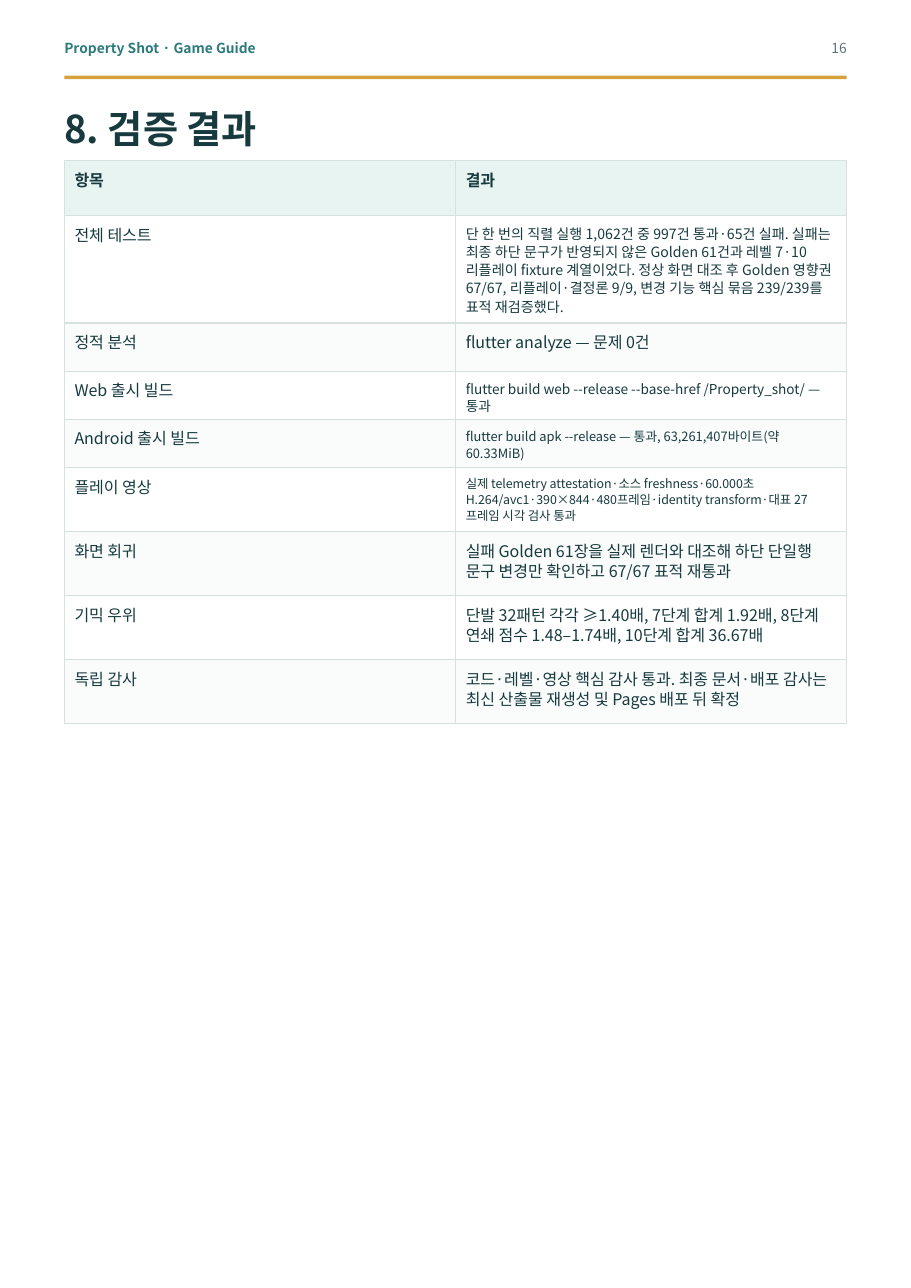
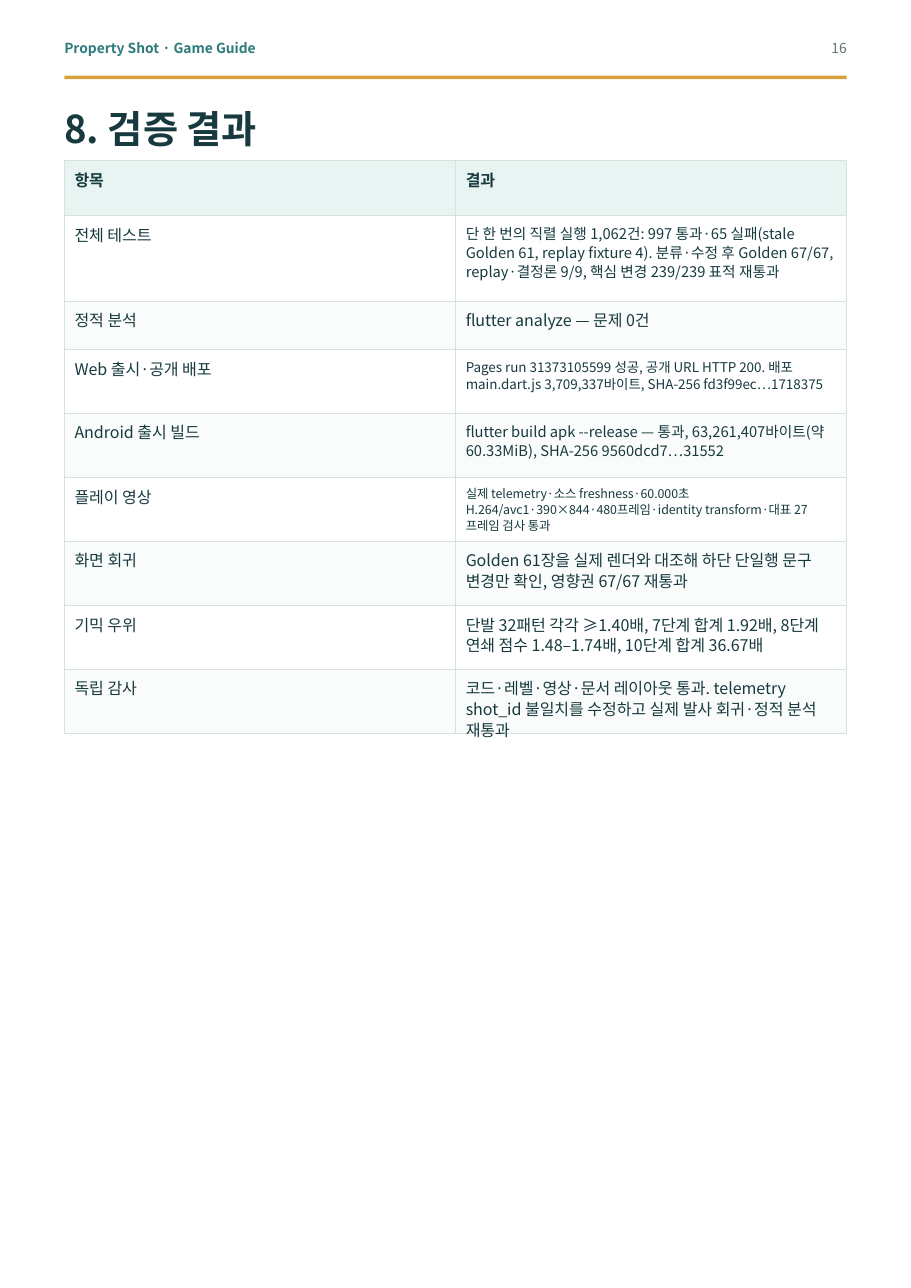
Before and after one commit to good5229/Property_shot, a slide deck: slide 16 of report/dist/property_shot_game_guide.pptx. Drawn at 911x1288 pixels with LibreOffice and Linux fonts; fonts in the diff are those of the drawing. Boxes give left, top, right and bottom in pixels: in the first picture for what was removed or moved away, otherwise in the second. Text is boxed around its words. In the diff, an @@ line names an element or a change of style, - is before the commit and + after.

```diff
--- a/report/dist/property_shot_game_guide.pptx
+++ b/report/dist/property_shot_game_guide.pptx
@@ rectangle: place and size @@
-rectangle at [64, 216, 455, 323]
+rectangle at [64, 216, 455, 302]
@@ rectangle: place and size @@
-rectangle at [456, 216, 847, 323]
+rectangle at [456, 216, 847, 302]
@@ text at [466, 227, 833, 281]: text changed; size 9.2 to 9.6 pt @@
-단 한 번의 직렬 실행 1,062건 중 997건 통과·65건 실패. 실패는 최종 하단 문구가 반영되지 않은 Golden 61건과 레벨 7·10 리플레이 fixture 계열이었다. 정상 화면 대조 후 Golden 영향권 67/67, 리플레이·결정론 9/9, 변경 기능 핵심 묶음 239/239를 표적 재검증했다.
+단 한 번의 직렬 실행 1,062건: 997 통과·65 실패(stale Golden 61, replay fixture 4). 분류·수정 후 Golden 67/67, replay·결정론 9/9, 핵심 변경 239/239 표적 재통과
@@ 2 texts, 2 rectangles: place and size @@
-2 texts, 2 rectangles at [64, 323, 847, 371]
+2 texts, 2 rectangles at [64, 302, 847, 350]
@@ rectangle: place and size @@
-rectangle at [64, 371, 455, 420]
+rectangle at [64, 349, 455, 413]
@@ rectangle: place and size @@
-rectangle at [456, 371, 847, 420]
+rectangle at [456, 349, 847, 413]
@@ text at [75, 361, 211, 377]: text changed @@
-Web 출시 빌드
+Web 출시·공개 배포
@@ text at [466, 361, 823, 393]: text changed; size 8.9 to 8.7 pt @@
-flutter build web --release --base-href /Property_shot/ — 통과
+Pages run 31373105599 성공, 공개 URL HTTP 200. 배포 main.dart.js 3,709,337바이트, SHA-256 fd3f99ec…1718375
@@ rectangle: place and size @@
-rectangle at [64, 420, 455, 468]
+rectangle at [64, 414, 455, 478]
@@ rectangle: place and size @@
-rectangle at [456, 420, 847, 468]
+rectangle at [456, 414, 847, 478]
@@ text "Android 출시 빌드": place and size @@
-text "Android 출시 빌드" at [75, 430, 199, 446]
+text "Android 출시 빌드" at [75, 424, 199, 440]
@@ text at [466, 425, 824, 459]: text changed; size 8.4 to 9.6 pt @@
-flutter build apk --release — 통과, 63,261,407바이트(약 60.33MiB)
+flutter build apk --release — 통과, 63,261,407바이트(약 60.33MiB), SHA-256 9560dcd7…31552
@@ text at [466, 487, 791, 531]: text changed @@
-실제 telemetry attestation·소스 freshness·60.000초 H.264/avc1·390×844·480프레임·identity transform·대표 27프레임 시각 검사 통과
+실제 telemetry·소스 freshness·60.000초 H.264/avc1·390×844·480프레임·identity transform·대표 27프레임 검사 통과
@@ text at [466, 552, 811, 590]: text changed @@
-실패 Golden 61장을 실제 렌더와 대조해 하단 단일행 문구 변경만 확인하고 67/67 표적 재통과
+Golden 61장을 실제 렌더와 대조해 하단 단일행 문구 변경만 확인, 영향권 67/67 재통과
@@ 8 rectangles, 5 texts: place and size @@
-8 rectangles, 5 texts at [64, 468, 847, 724]
+8 rectangles, 5 texts at [64, 478, 847, 734]
@@ text at [466, 680, 816, 738]: text changed; size 10.5 to 10.4 pt @@
-코드·레벨·영상 핵심 감사 통과. 최종 문서·배포 감사는 최신 산출물 재생성 및 Pages 배포 뒤 확정
+코드·레벨·영상·문서 레이아웃 통과. telemetry shot_id 불일치를 수정하고 실제 발사 회귀·정적 분석 재통과
```
Also in this commit, not shown: 5 other slides changed, 11 other files.
